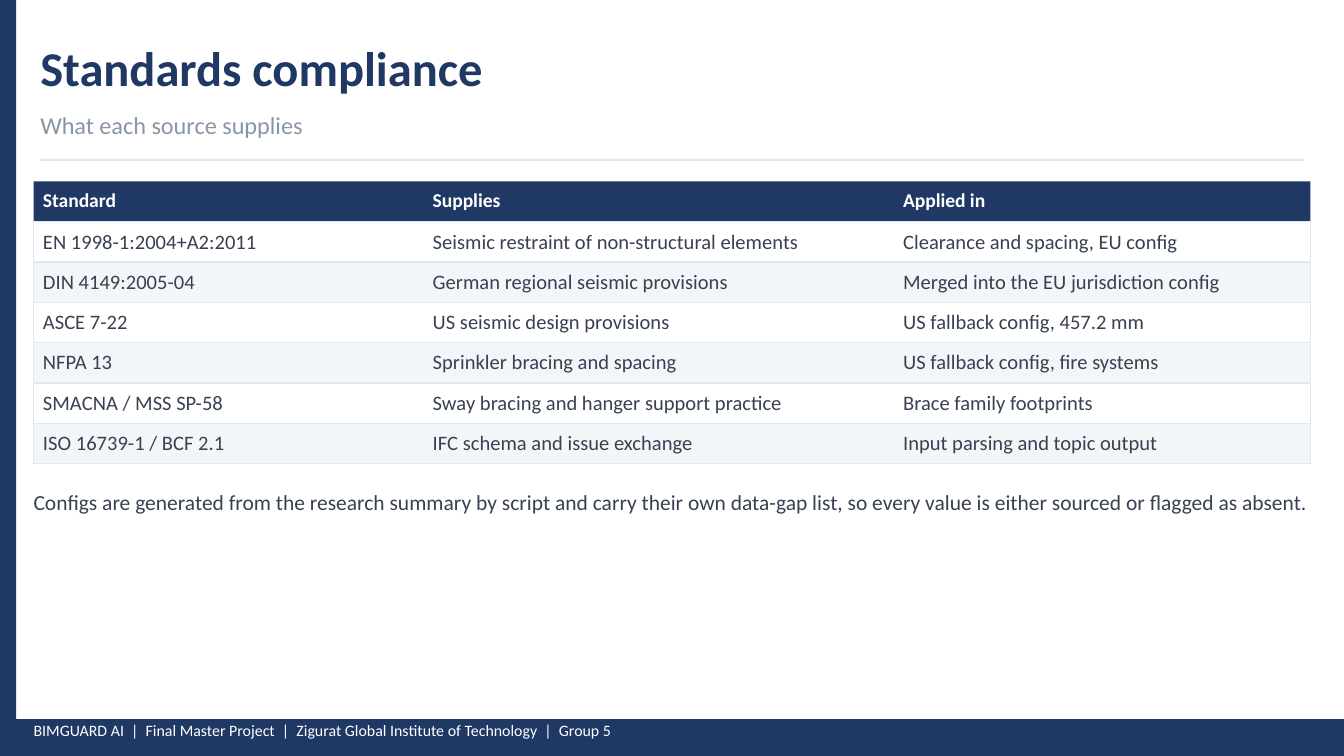
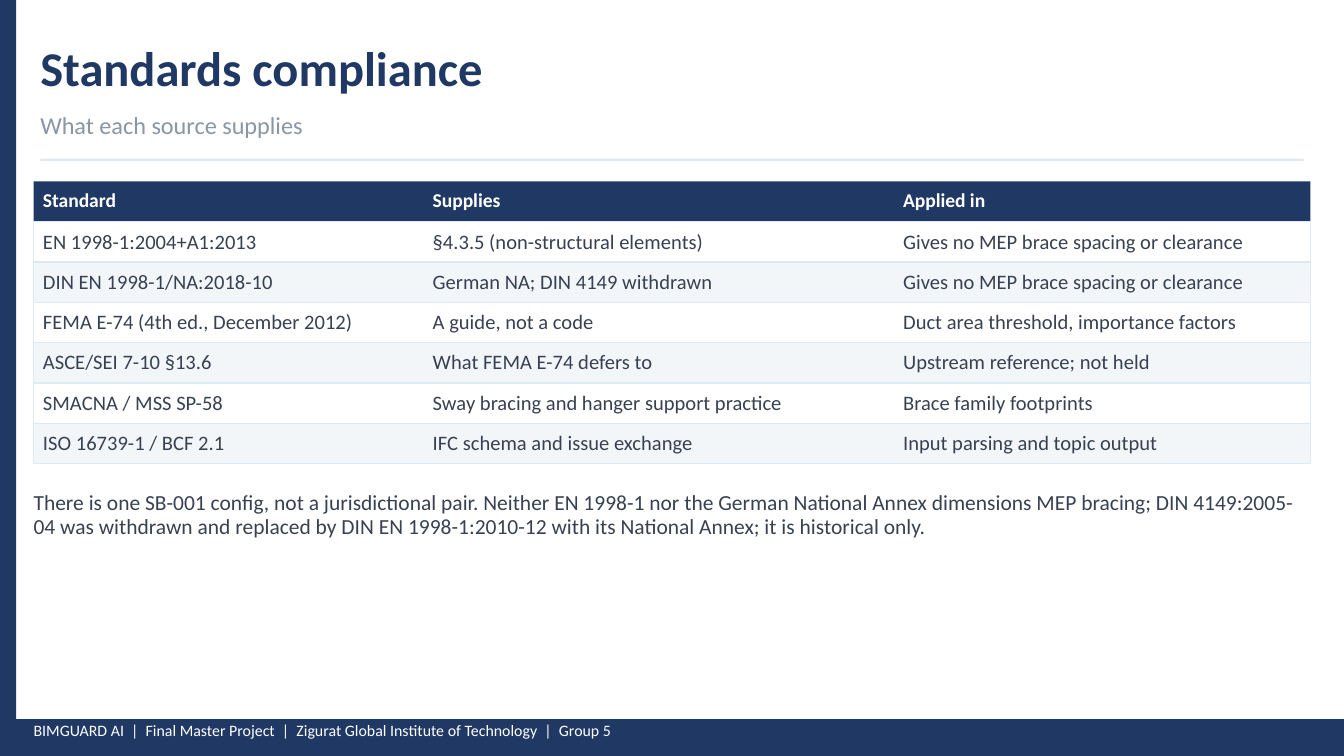
Before and after one commit to maicen/bim-guard, a slide deck: slide 17 of docs/Presentation-2026-May/BIMGUARD_FMP_B_Blue_Halo.pptx. Drawn at 1344x756 pixels with LibreOffice and Linux fonts; fonts in the diff are those of the drawing. Boxes give left, top, right and bottom in pixels: in the first picture for what was removed or moved away, otherwise in the second. Text is boxed around its words. In the diff, an @@ line names an element or a change of style, - is before the commit and + after.

```diff
--- a/docs/Presentation-2026-May/BIMGUARD_FMP_B_Blue_Halo.pptx
+++ b/docs/Presentation-2026-May/BIMGUARD_FMP_B_Blue_Halo.pptx
@@ text at <box>43,235,256,249</box>: text changed @@
-EN 1998-1:2004+A2:2011
+EN 1998-1:2004+A1:2013
@@ text at <box>433,234,703,252</box>: text changed @@
-Seismic restraint of non-structural elements
+§4.3.5 (non-structural elements)
@@ text at <box>903,234,1243,253</box>: text changed @@
-Clearance and spacing, EU config
+Gives no MEP brace spacing or clearance
@@ text at <box>43,274,273,290</box>: text changed @@
-DIN 4149:2005-04
+DIN EN 1998-1/NA:2018-10
@@ text at <box>433,274,712,292</box>: text changed @@
-German regional seismic provisions
+German NA; DIN 4149 withdrawn
@@ text at <box>903,274,1243,293</box>: text changed @@
-Merged into the EU jurisdiction config
+Gives no MEP brace spacing or clearance
@@ text at <box>43,314,352,332</box>: text changed @@
-ASCE 7-22
+FEMA E-74 (4th ed., December 2012)
@@ text at <box>433,314,593,333</box>: text changed @@
-US seismic design provisions
+A guide, not a code
@@ text at <box>903,314,1236,333</box>: text changed @@
-US fallback config, 457.2 mm
+Duct area threshold, importance factors
@@ text at <box>43,355,212,370</box>: text changed @@
-NFPA 13
+ASCE/SEI 7-10 §13.6
@@ text at <box>433,354,653,369</box>: text changed @@
-Sprinkler bracing and spacing
+What FEMA E-74 defers to
@@ text at <box>903,354,1150,373</box>: text changed @@
-US fallback config, fire systems
+Upstream reference; not held
@@ text at <box>34,495,1292,538</box>: text changed @@
-Configs are generated from the research summary by script and carry their own data-gap list, so every value is either sourced or flagged as absent.
+There is one SB-001 config, not a jurisdictional pair. Neither EN 1998-1 nor the German National Annex dimensions MEP bracing; DIN 4149:2005-04 was withdrawn and replaced by DIN EN 1998-1:2010-12 with its National Annex; it is historical only.
```
Also in this commit, not shown: 8 other slides changed, 1 slide added, 1 slide removed, 3 other files.
